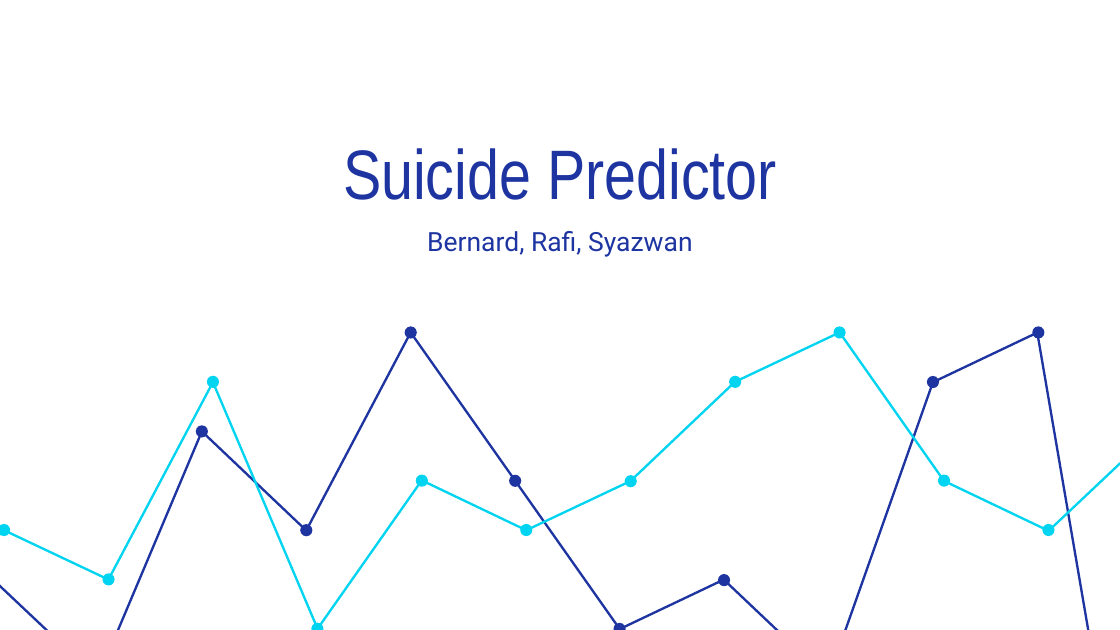
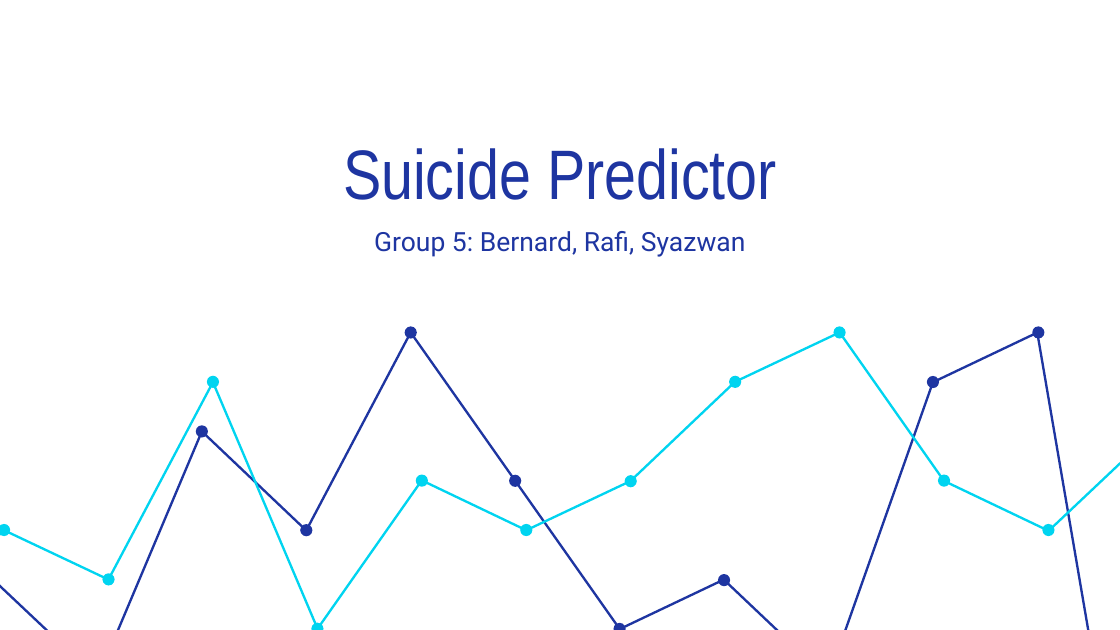
Before and after one commit to BernardLesley/Data_Analysis_Suicide_Rate, a slide deck: slide 1 of SC1015 Slides.pptx. Drawn at 1120x630 pixels with LibreOffice and Linux fonts; fonts in the diff are those of the drawing. Boxes give left, top, right and bottom in pixels: in the first picture for what was removed or moved away, otherwise in the second. Text is boxed around its words. In the diff, an @@ line names an element or a change of style, - is before the commit and + after.

```diff
--- a/SC1015 Slides.pptx
+++ b/SC1015 Slides.pptx
@@ subtitle at [374,231,746,257]: text changed @@
-Bernard, Rafi, Syazwan
+Group 5: Bernard, Rafi, Syazwan
```
Also in this commit, not shown: 4 other slides changed.
